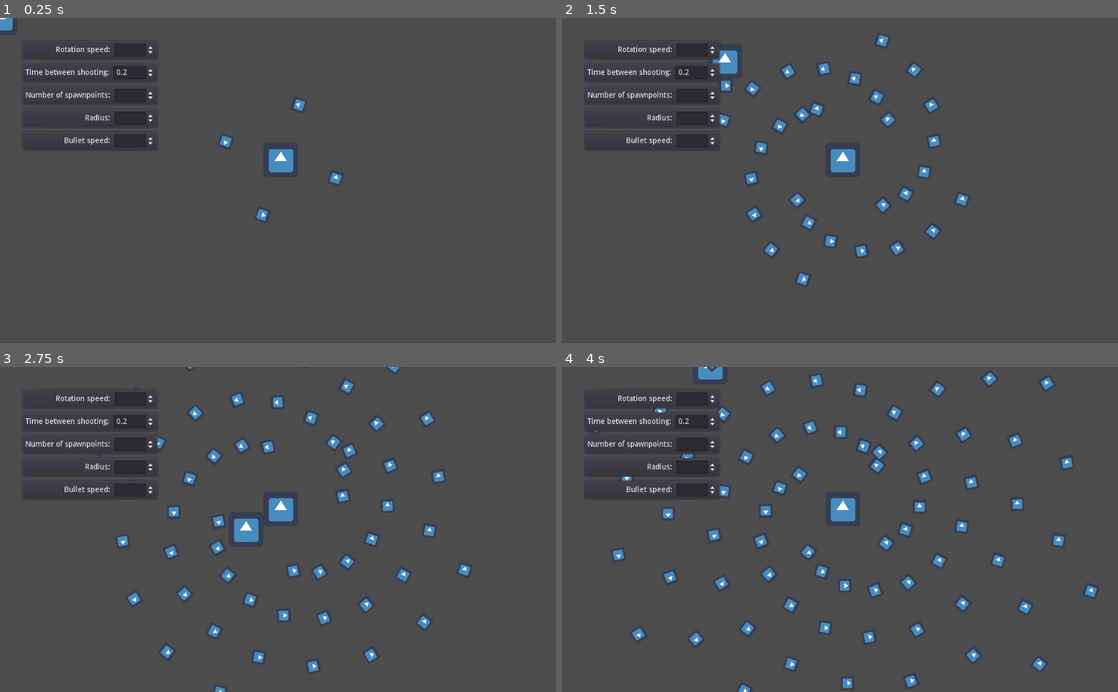
Above: before the commit, frames 1-4 (two rows, left to right).
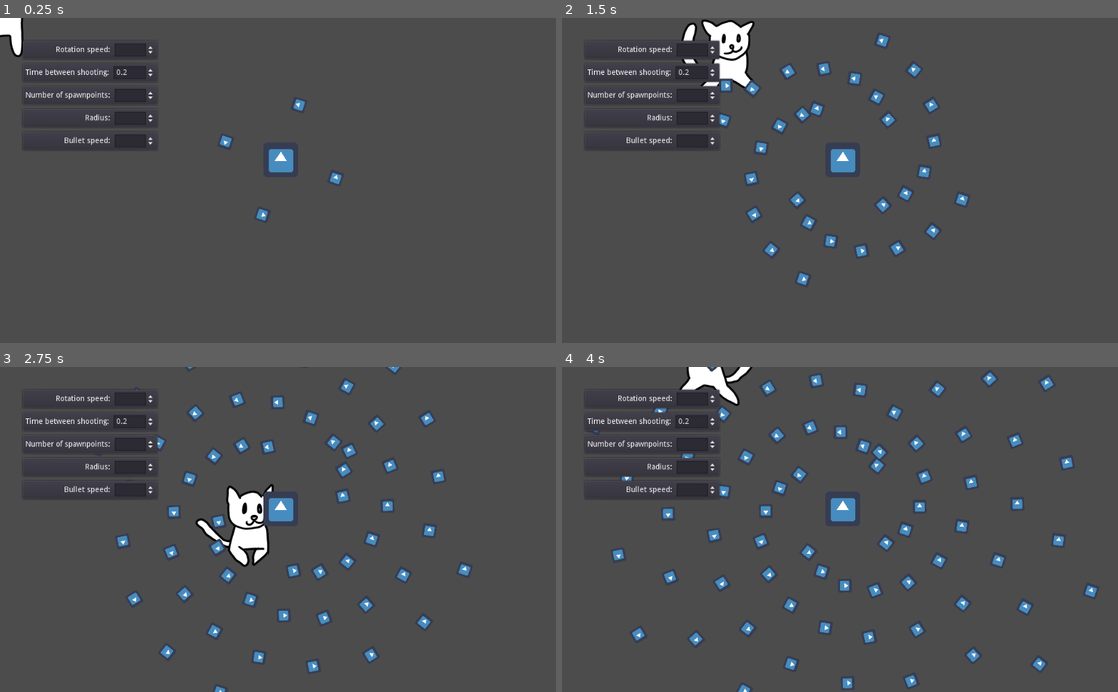
Above: after the commit, the same moments.

Repository: Magesu/mini-jam-100-overload
Game: Godot game, scene res://Main.tscn
The game is run twice, just before and just after one commit, with the same random seed, the same clock (stepped at 60 frames per second) and the same inputs. The engine's default icon, where the game draws it, is replaced by a stand-in: a white triangle on a blue panel in a dark square.
Inputs (mouse positions are in pixels of both pictures, inside the frame that each line leads up to):
- Up to frame 1 (0.25 s): no input
- Up to frame 2 (1.5 s): move the mouse to (962, 164) at 0.52 s; hold Right (ui_right) 0.53-1.28 s; click (962, 164) at 0.6 s; move the mouse to (728, 196) at 1.27 s; hold Down (ui_down) from 1.28 s (still down); click (728, 196) at 1.35 s
- Up to frame 3 (2.75 s): move the mouse to (333, 458) at 2.02 s; release Down (ui_down) at 2.03 s; hold Right (ui_right) from 2.03 s (still down); click (333, 458) at 2.1 s
- Up to frame 4 (4 s): move the mouse to (812, 594) at 2.77 s; release Right (ui_right) at 2.78 s; hold Up (ui_up) 2.78-3.53 s; click (812, 594) at 2.85 s; move the mouse to (1006, 578) at 3.52 s; hold Left (ui_left) from 3.53 s (still down); click (1006, 578) at 3.6 s

The runs differ from the first frame. In frame 1, 0.4% of the frame differs, in the area x 0-5%, y 0-12%; in frame 2, 1.4%; in frame 3, 1.6%, in the area x 35-50%, y 35-62%; in frame 4, 0.7%.

Commit message:
added player animation

Diff:
--- a/Scenes/Player.tscn
+++ b/Scenes/Player.tscn
@@ -1,16 +1,110 @@
-[gd_scene load_steps=4 format=2]
+[gd_scene load_steps=21 format=2]
 
-[ext_resource path="res://icon.png" type="Texture" id=1]
+[ext_resource path="res://Sprites/spritesheet.png" type="Texture" id=1]
 [ext_resource path="res://Scenes/Scripts/Player.gd" type="Script" id=2]
 
 [sub_resource type="RectangleShape2D" id=1]
 extents = Vector2( 32, 32 )
 
+[sub_resource type="AtlasTexture" id=2]
+flags = 4
+atlas = ExtResource( 1 )
+region = Rect2( 0, 0, 200, 200 )
+
+[sub_resource type="AtlasTexture" id=3]
+flags = 4
+atlas = ExtResource( 1 )
+region = Rect2( 0, 0, 200, 200 )
+
+[sub_resource type="AtlasTexture" id=4]
+flags = 4
+atlas = ExtResource( 1 )
+region = Rect2( 0, 200, 200, 200 )
+
+[sub_resource type="AtlasTexture" id=5]
+flags = 4
+atlas = ExtResource( 1 )
+region = Rect2( 0, 400, 200, 200 )
+
+[sub_resource type="AtlasTexture" id=6]
+flags = 4
+atlas = ExtResource( 1 )
+region = Rect2( 0, 600, 200, 200 )
+
+[sub_resource type="AtlasTexture" id=7]
+flags = 4
+atlas = ExtResource( 1 )
+region = Rect2( 0, 800, 200, 200 )
+
+[sub_resource type="AtlasTexture" id=8]
+flags = 4
+atlas = ExtResource( 1 )
+region = Rect2( 0, 1000, 200, 200 )
+
+[sub_resource type="AtlasTexture" id=9]
+flags = 4
+atlas = ExtResource( 1 )
+region = Rect2( 0, 1200, 200, 200 )
+
+[sub_resource type="AtlasTexture" id=10]
+flags = 4
+atlas = ExtResource( 1 )
+region = Rect2( 0, 1400, 200, 200 )
+
+[sub_resource type="AtlasTexture" id=11]
+flags = 4
+atlas = ExtResource( 1 )
+region = Rect2( 0, 1600, 200, 200 )
+
+[sub_resource type="AtlasTexture" id=12]
+flags = 4
+atlas = ExtResource( 1 )
+region = Rect2( 0, 1800, 200, 200 )
+
+[sub_resource type="AtlasTexture" id=13]
+flags = 4
+atlas = ExtResource( 1 )
+region = Rect2( 0, 2000, 200, 200 )
+
+[sub_resource type="AtlasTexture" id=14]
+flags = 4
+atlas = ExtResource( 1 )
+region = Rect2( 0, 2200, 200, 200 )
+
+[sub_resource type="AtlasTexture" id=15]
+flags = 4
+atlas = ExtResource( 1 )
+region = Rect2( 0, 2400, 200, 200 )
+
+[sub_resource type="AtlasTexture" id=16]
+flags = 4
+atlas = ExtResource( 1 )
+region = Rect2( 0, 2600, 200, 200 )
+
+[sub_resource type="AtlasTexture" id=17]
+flags = 4
+atlas = ExtResource( 1 )
+region = Rect2( 0, 2800, 200, 200 )
+
+[sub_resource type="SpriteFrames" id=18]
+animations = [ {
+"frames": [ SubResource( 2 ) ],
+"loop": true,
+"name": "default",
+"speed": 5.0
+}, {
+"frames": [ SubResource( 3 ), SubResource( 4 ), SubResource( 5 ), SubResource( 6 ), SubResource( 7 ), SubResource( 8 ), SubResource( 9 ), SubResource( 10 ), SubResource( 11 ), SubResource( 12 ), SubResource( 13 ), SubResource( 14 ), SubResource( 15 ), SubResource( 16 ), SubResource( 17 ) ],
+"loop": true,
+"name": "walking",
+"speed": 30.0
+} ]
+
 [node name="Player" type="KinematicBody2D"]
 script = ExtResource( 2 )
 
-[node name="Sprite" type="Sprite" parent="."]
-texture = ExtResource( 1 )
-
 [node name="CollisionShape2D" type="CollisionShape2D" parent="."]
 shape = SubResource( 1 )
+
+[node name="AnimatedSprite" type="AnimatedSprite" parent="."]
+frames = SubResource( 18 )
+animation = "walking"
--- a/Scenes/Scripts/Player.gd
+++ b/Scenes/Scripts/Player.gd
@@ -8,6 +8,7 @@
 # Variables
 var direction = Vector2.ZERO
 var velocity = Vector2.ZERO
+onready var animator = $AnimatedSprite #equivalent to "get_node("AnimatedSprite")
 
 # Scenes
 var bullet_scene = preload("res://Scenes/Bullet.tscn")
@@ -25,8 +26,10 @@
 	# Checks if the player is pressing a movement button and makes the direction that direction
 	if Input.is_action_pressed("ui_right"):
 		direction += Vector2.RIGHT
+		animator.flip_h = false
 	if Input.is_action_pressed("ui_left"):
 		direction += Vector2.LEFT
+		animator.flip_h = true
 	if Input.is_action_pressed("ui_down"):
 		direction += Vector2.DOWN
 	if Input.is_action_pressed("ui_up"):
@@ -45,5 +48,10 @@
 	# Direction is normalized so the player doesn't move faster diagonally
 	velocity = direction.normalized() * speed
 
+	if velocity == Vector2.ZERO:
+		animator.play("default")
+	else:
+		animator.play("walking")
+
 	# I like to move it, move it. I like to move it, move it. Ya like to (Move it!)
 	move_and_slide(velocity)
Binary file added: Sprites/cucumber_w.png
Not shown, added: Sprites/cucumber_w.png.import
Binary file added: Sprites/spritesheet.png
Not shown, added: Sprites/spritesheet.png.import
